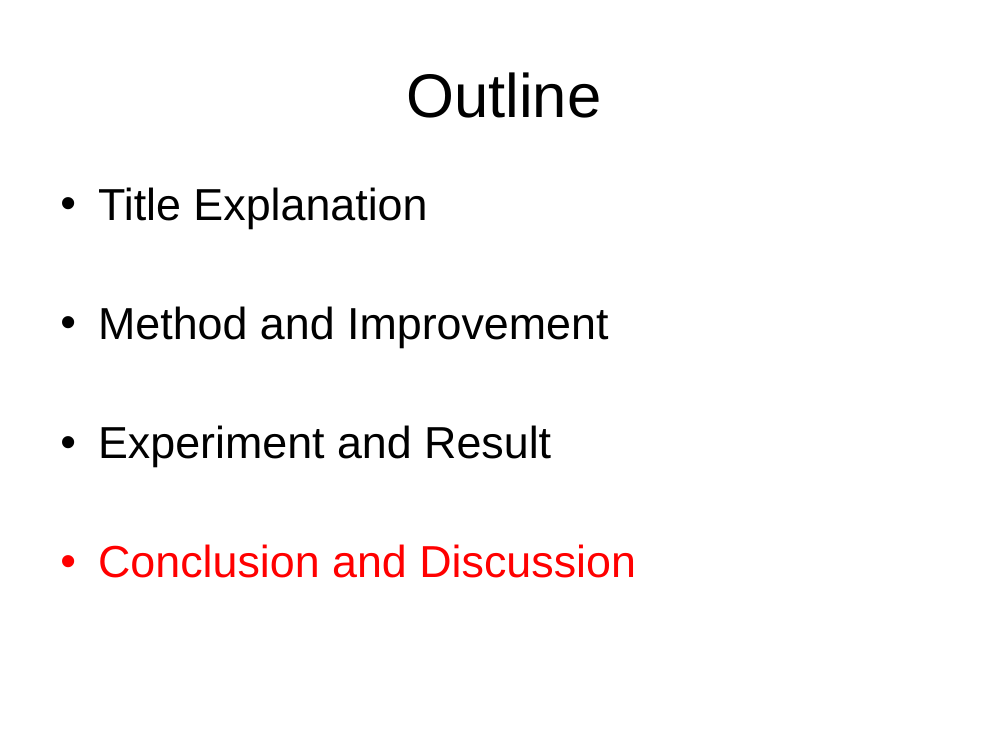
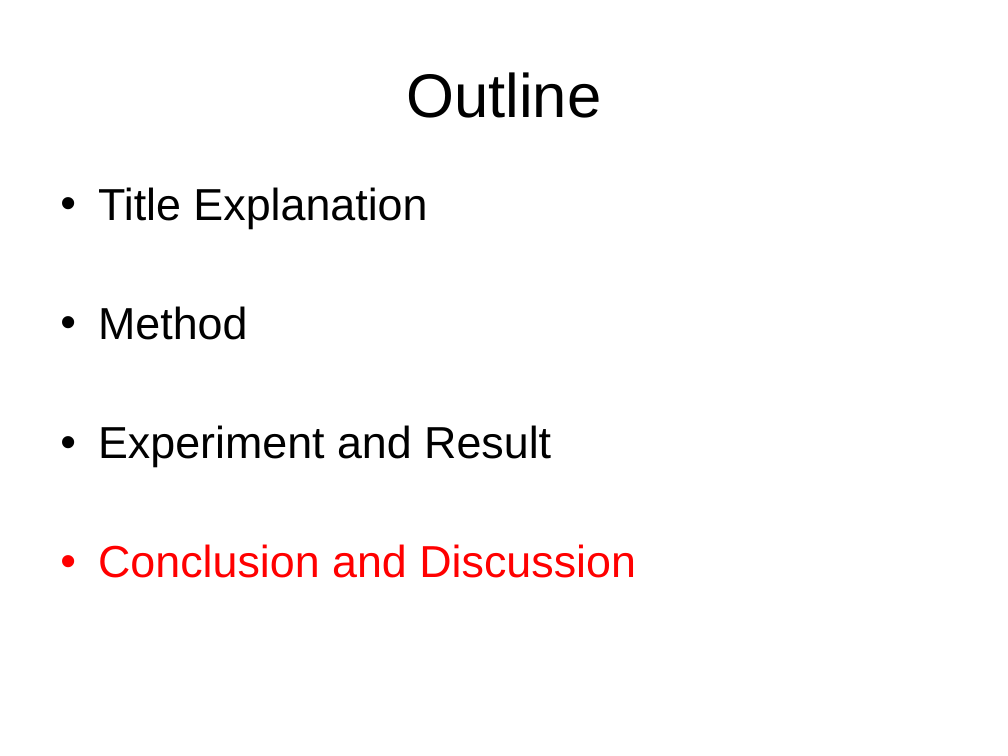
Before and after one commit to chenjiia/Thesis, a slide deck: slide 25 of thesis_presentation/presentation.ppt. Drawn at 1008x756 pixels with LibreOffice and Linux fonts; fonts in the diff are those of the drawing. Boxes give left, top, right and bottom in pixels: in the first picture for what was removed or moved away, otherwise in the second. Text is boxed around its words. In the diff, an @@ line names an element or a change of style, - is before the commit and + after.

```diff
--- a/thesis_presentation/presentation.ppt
+++ b/thesis_presentation/presentation.ppt
@@ text at box(98, 306, 247, 340): text changed @@
-• Method and Improvement
+• Method
```
Also in this commit, not shown: 7 other slides changed, 2 other files.
